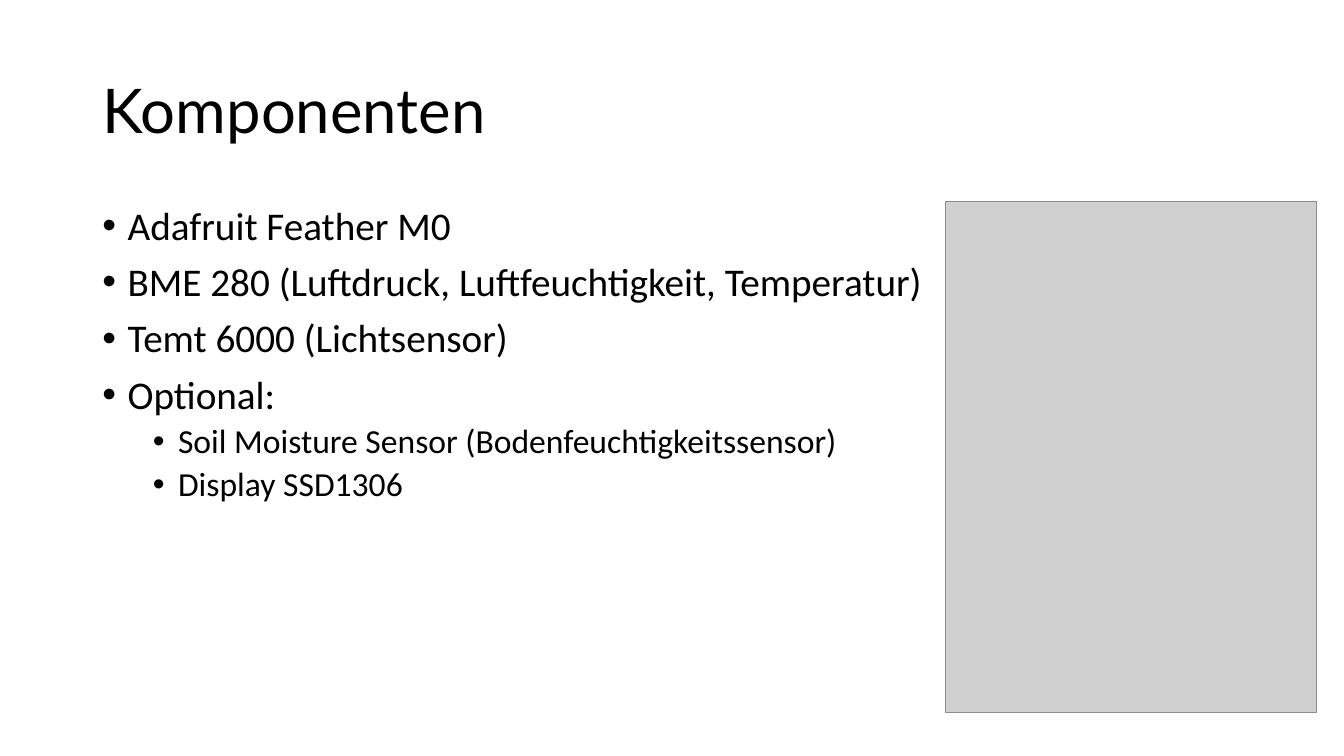
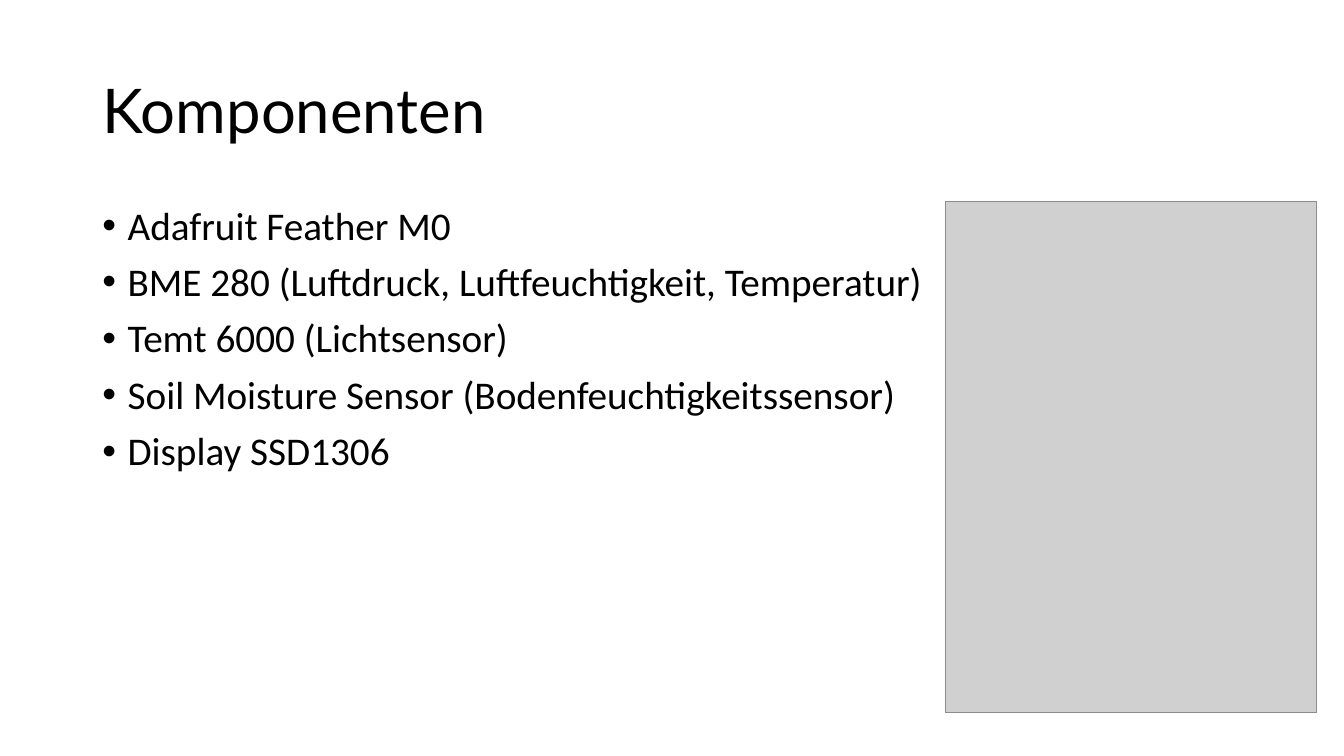
Before and after one commit to wh1tewid0w/summerschool2017, a slide deck: slide 5 of presentations/projectfinal-04-08-17.pptx. Drawn at 1344x756 pixels with LibreOffice and Linux fonts; fonts in the diff are those of the drawing; grey boxes stand for pictures; background and template pictures are left out. Boxes give left, top, right and bottom in pixels: in the first picture for what was removed or moved away, otherwise in the second. Text is boxed around its words. In the diff, an @@ line names an element or a change of style, - is before the commit and + after.

```diff
--- a/presentations/projectfinal-04-08-17.pptx
+++ b/presentations/projectfinal-04-08-17.pptx
@@ text at [128,381,276,416]: paragraph removed @@
-• Optional:
@@ text at [128,380,895,472]: size 24 to 28 pt in "Soil Moisture Sensor (Bodenfeuchtigkeitssensor)", "Display SSD1306"; list level 2 to 1 in "Soil Moisture Sensor (Bodenfeuchtigkeitssensor)"; list level 2 to 1 in "Display SSD1306" @@
```
Also in this commit, not shown: 1 other slide changed, 4 slides added, 2 slides removed.
